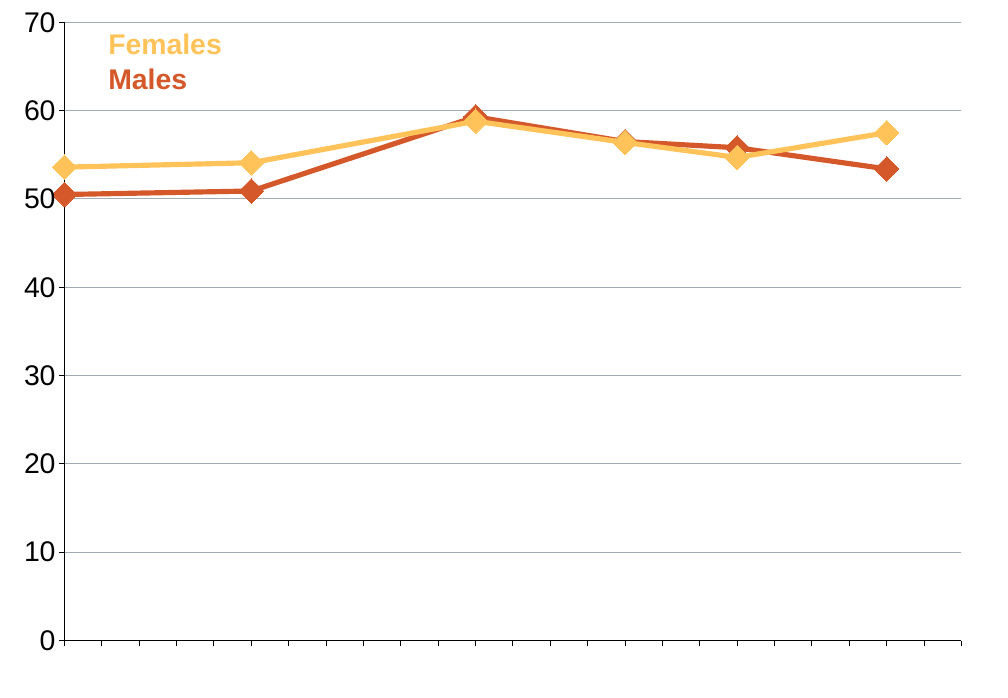
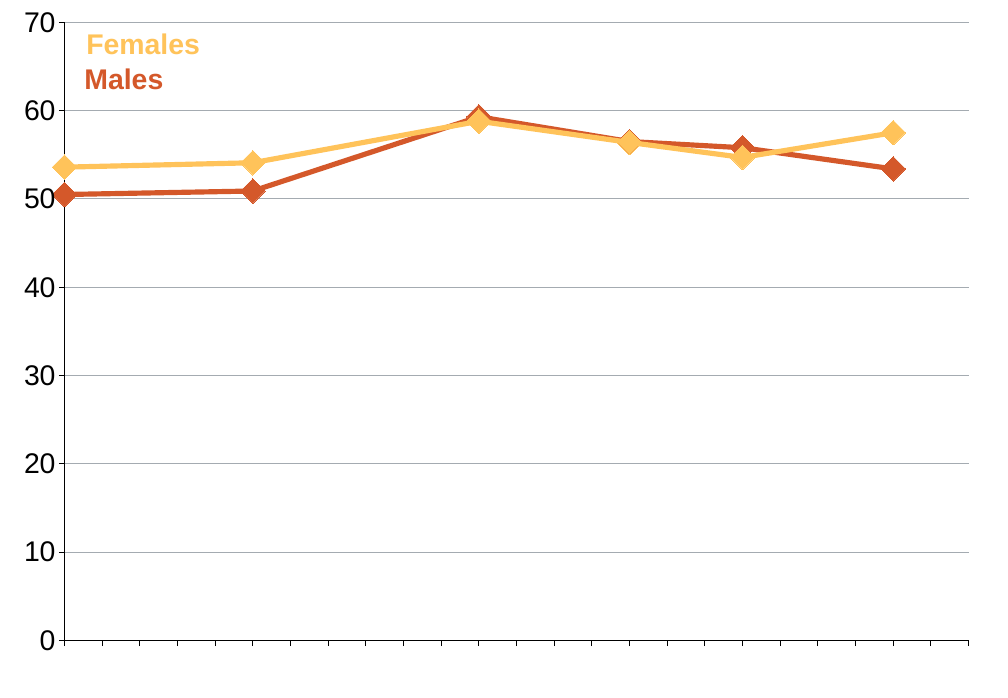
Before and after one commit to grattaninstitute/Sugary-drink-tax, a slide deck: slide 5 of atlas/ObesityCharts.pptx. Drawn at 1008x698 pixels with LibreOffice and Linux fonts; fonts in the diff are those of the drawing. Boxes give left, top, right and bottom in pixels: in the first picture for what was removed or moved away, otherwise in the second. Text is boxed around its words. In the diff, an @@ line names an element or a change of style, - is before the commit and + after.

```diff
--- a/atlas/ObesityCharts.pptx
+++ b/atlas/ObesityCharts.pptx
@@ line chart at <box>0,0,1008,698</box> @@
@@ plot area changed @@
@@ text "Females": place and size @@
-text "Females" at <box>108,33,222,55</box>
+text "Females" at <box>86,33,200,55</box>
@@ text "Males": place and size @@
-text "Males" at <box>108,68,187,90</box>
+text "Males" at <box>84,68,163,90</box>
```
Also in this commit, not shown: 3 other slides changed, 15 other files.
